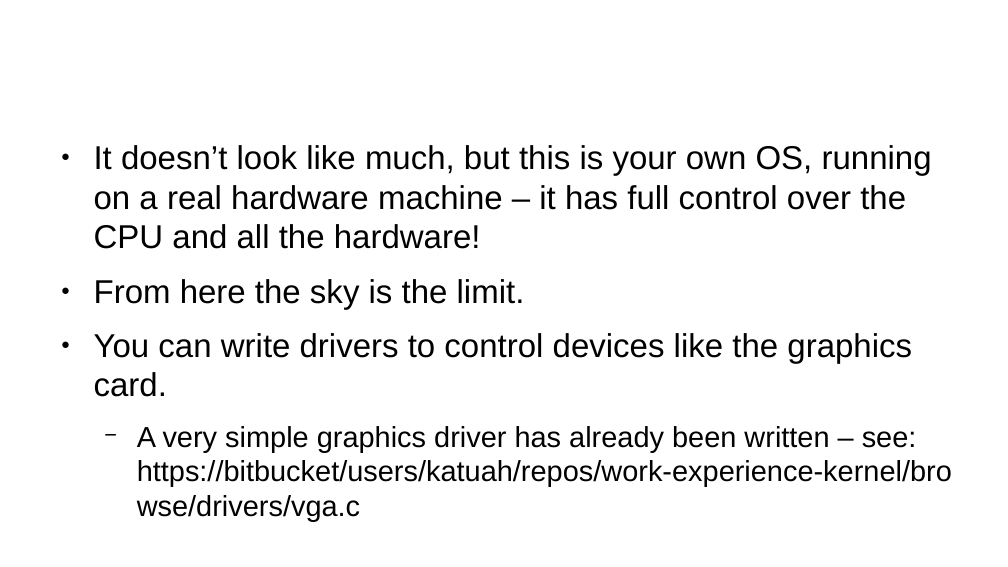
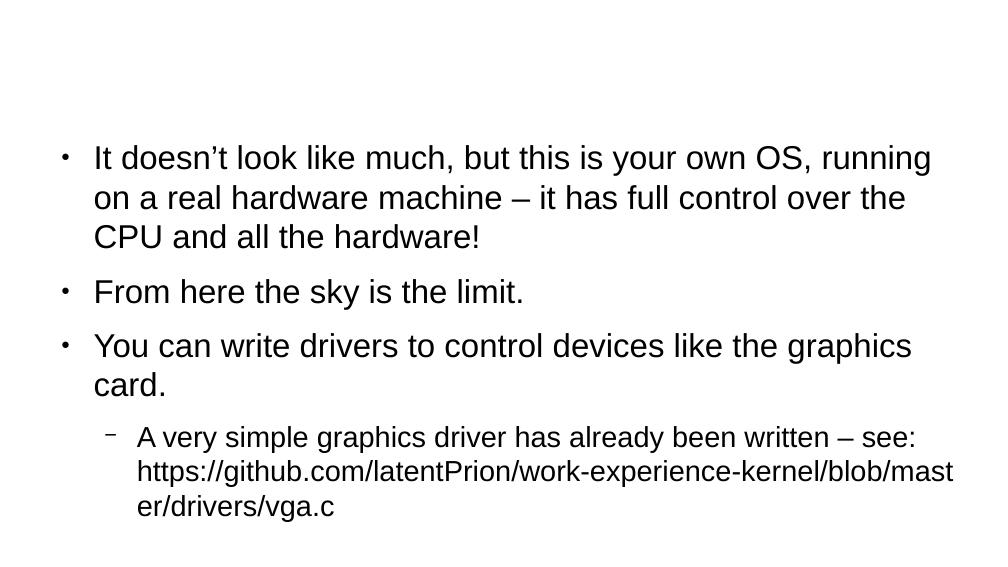
Before and after one commit to latentPrion/work-experience-kernel, a slide deck: slide 16 of part-02-the-basics-toolchains-and-first-execution.odp. Drawn at 1008x567 pixels with LibreOffice and Linux fonts; fonts in the diff are those of the drawing; background and template pictures are left out. Boxes give left, top, right and bottom in pixels: in the first picture for what was removed or moved away, otherwise in the second. Text is boxed around its words. In the diff, an @@ line names an element or a change of style, - is before the commit and + after.

Commit message:
Change and fix links to be to github

```diff
--- a/part-02-the-basics-toolchains-and-first-execution.odp
+++ b/part-02-the-basics-toolchains-and-first-execution.odp
@@ text at (x1=137, y1=426, x2=954, y2=521): text changed @@
-  − A very simple graphics driver has already been written – see: https://bitbucket/users/katuah/repos/work-experience-kernel/browse/drivers/vga.c
+  − A very simple graphics driver has already been written – see: https://github.com/latentPrion/work-experience-kernel/blob/master/drivers/vga.c
```
Also in this commit, not shown: 1 other slide changed.
